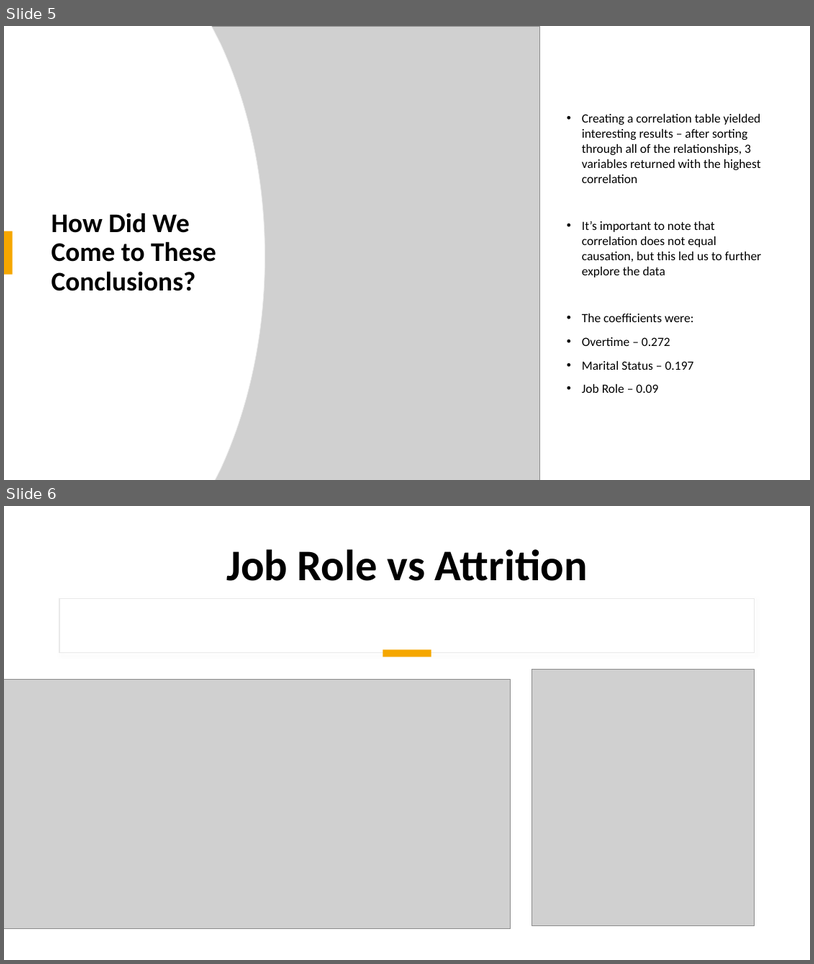
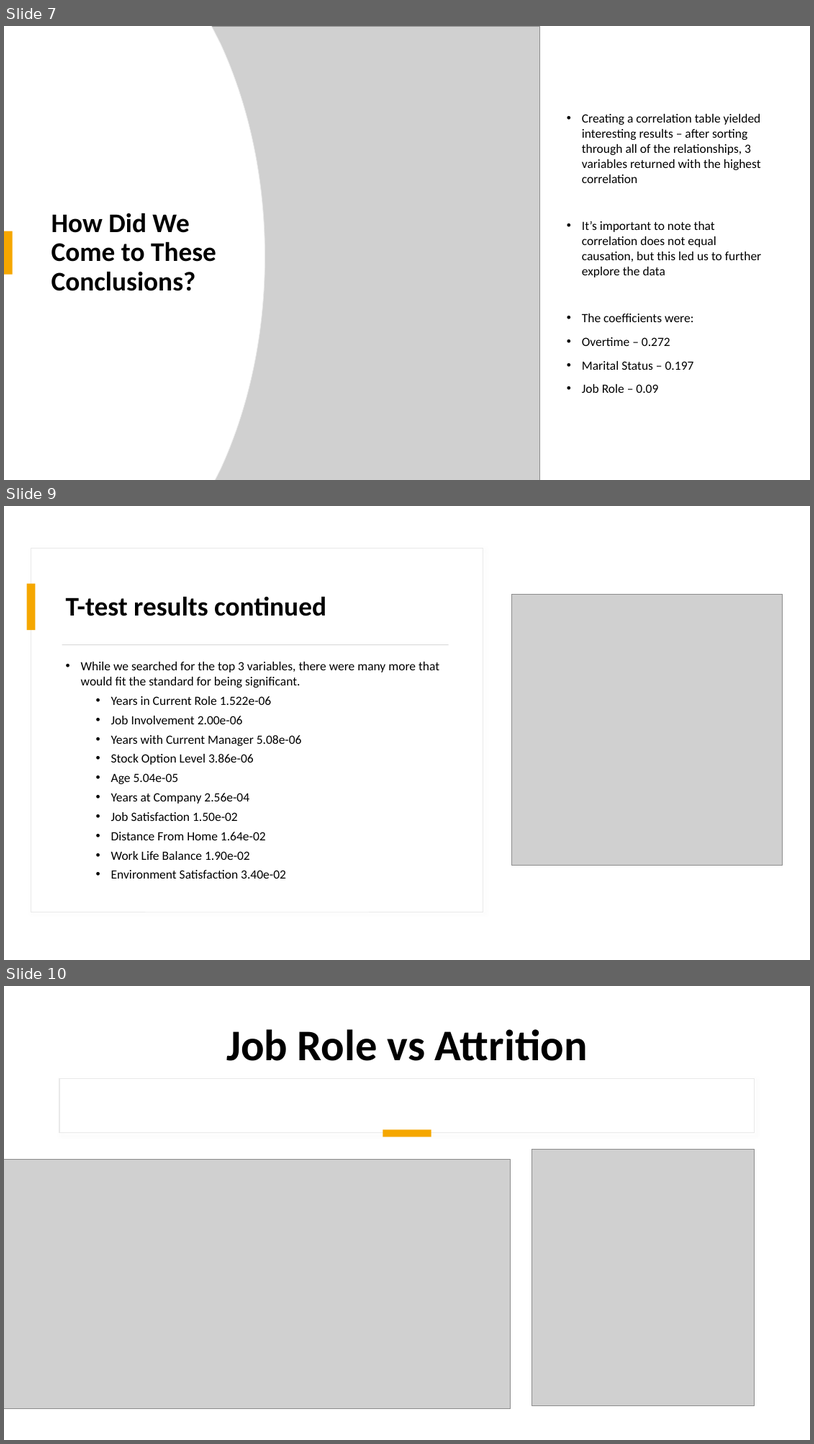
Before and after one commit to CDCastr0/CaseStudy2DDS, a slide deck: CaseStudy2Presentation.pptx. Shown one above the other, each under a label of ours: slides 5 and 6 before the commit, slides 7, 9 and 10 after it; the slides between them are not shown. The pictures are 814x964 and 814x1444 pixels, drawn with LibreOffice and Linux fonts; fonts in the diff are those of the drawing; grey boxes stand for pictures. Boxes give left, top, right and bottom in pixels: in the first picture for what was removed or moved away, otherwise in the second. Text is boxed around its words. In the diff, an @@ line names an element or a change of style, - is before the commit and + after.

```diff
--- a/CaseStudy2Presentation.pptx
+++ b/CaseStudy2Presentation.pptx
@@ slide 9 added at (4, 506, 810, 960), background #FFFFFF; not listed: 2 template elements that a slide beside it also shows @@
@@ rectangle added at (4, 506, 810, 960), fill #FFFFFF @@
@@ rectangle added at (31, 548, 484, 911), fill #FFFFFF, outline #E9E9E9 0.75 pt @@
@@ rectangle added at (27, 584, 36, 630), fill #F5A700 @@
@@ title added at (66, 596, 327, 616), 32 pt, text #000000, bold @@
+T-test results continued
@@ picture added at (512, 594, 783, 865) @@
@@ rectangle added at (62, 644, 449, 645), fill #C9C9C9 @@
@@ text added at (81, 662, 440, 878), 15 pt, text #000000 @@
+• While we searched for the top 3 variables, there were many more that would fit the standard for being significant.
+  • Years in Current Role 1.522e-06
+  • Job Involvement 2.00e-06
+  • Years with Current Manager 5.08e-06
+  • Stock Option Level 3.86e-06
+  • Age 5.04e-05
+  • Years at Company 2.56e-04
+  • Job Satisfaction 1.50e-02
+  • Distance From Home 1.64e-02
+  • Work Life Balance 1.90e-02
+  • Environment Satisfaction 3.40e-02
@@ what was slide 5 is now slide 7 @@
@@ what was slide 6 is now slide 10 @@
```
Also in this commit, not shown: 2 slides changed, 4 other slides added, 1 slide removed, 1 other file.
